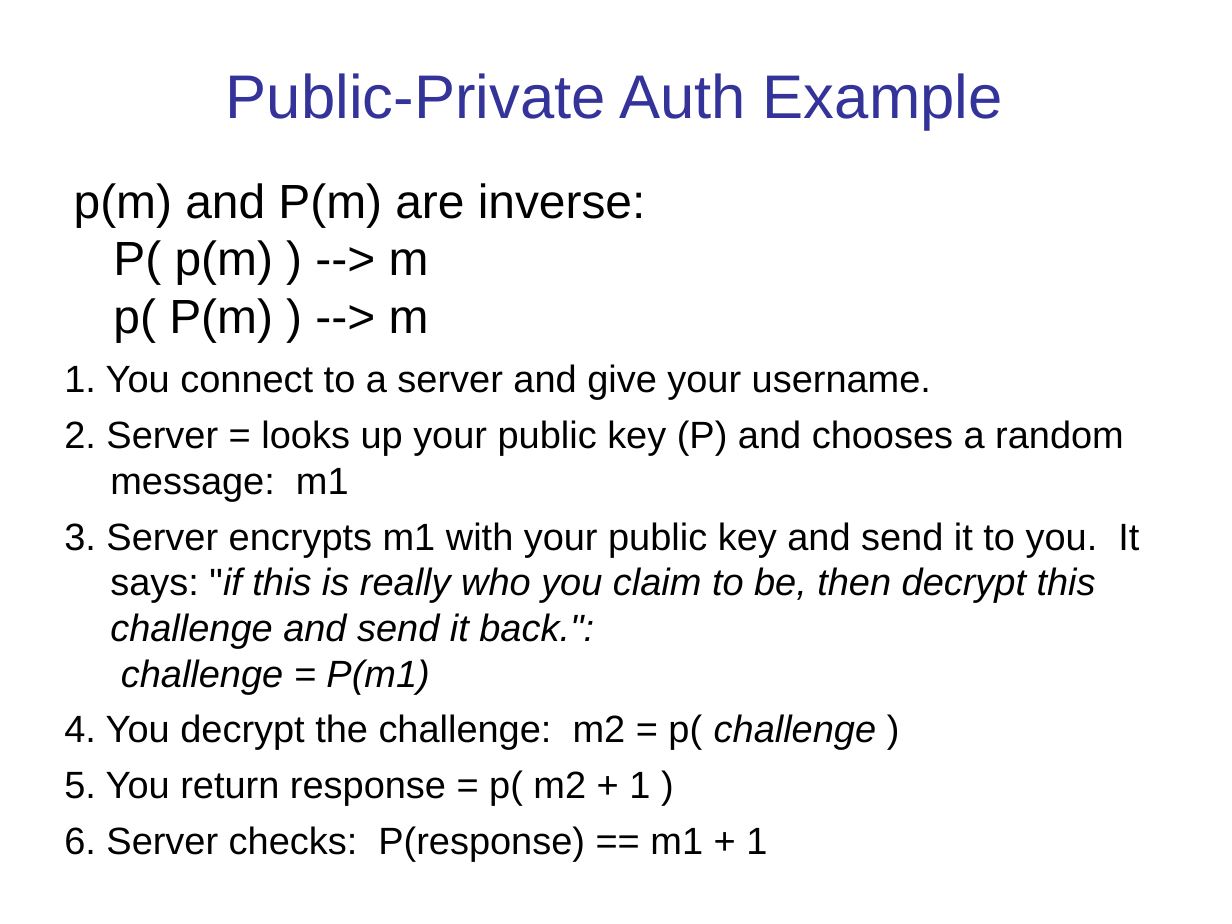
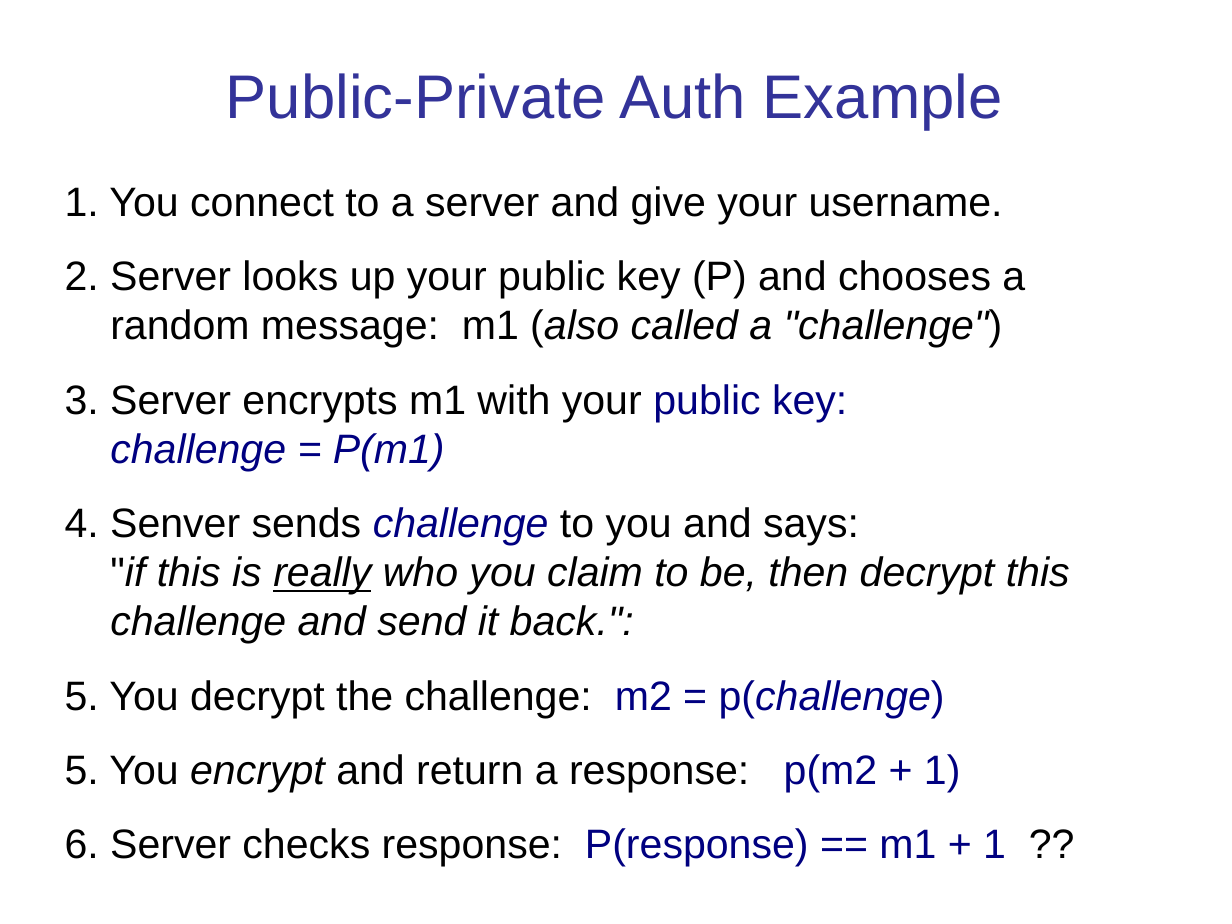
Before and after one commit to cpske/ISP, a slide deck: slide 6 of authentication/Authentication-and-Authorization.ppt. Drawn at 1232x924 pixels with LibreOffice and Linux fonts; fonts in the diff are those of the drawing. Boxes give left, top, right and bottom in pixels: in the first picture for what was removed or moved away, otherwise in the second. Text is boxed around its words. In the diff, an @@ line names an element or a change of style, - is before the commit and + after.

```diff
--- a/authentication/Authentication-and-Authorization.ppt
+++ b/authentication/Authentication-and-Authorization.ppt
@@ text "1. You connect to a ...": place and size @@
-text "1. You connect to a ..." at (64,364,1139,861)
+text "1. You connect to a ..." at (65,186,1070,866)
@@ text at (65,186,1003,224): size 22.2 to 24 pt in "1. You connect to a server and ..." @@
@@ text removed at (74,183,646,342) @@
-p(m) and P(m) are inverse:
-P( p(m) ) --> m
-p( P(m) ) --> m
@@ text at (65,260,1070,866): text changed; size 22.2 to 24 pt @@
-2. Server = looks up your public key (P) and chooses a random message: m1
-3. Server encrypts m1 with your public key and send it to you. It says: "if this is really who you claim to be, then decrypt this challenge and send it back.":
-challenge = P(m1)
-4. You decrypt the challenge: m2 = p( challenge )
-5. You return response = p( m2 + 1 )
-6. Server checks: P(response) == m1 + 1
+2. Server looks up your public key (P) and chooses a random message: m1 (also called a "challenge")
+3. Server encrypts m1 with your public key:
+challenge = P(m1)
+4. Senver sends challenge to you and says:
+"if this is really who you claim to be, then decrypt this challenge and send it back.":
+5. You decrypt the challenge: m2 = p(challenge)
+5. You encrypt and return a response: p(m2 + 1)
+6. Server checks response: P(response) == m1 + 1 ??
```
Also in this commit, not shown: 12 other slides changed, 7 slides added, 1 slide removed.
